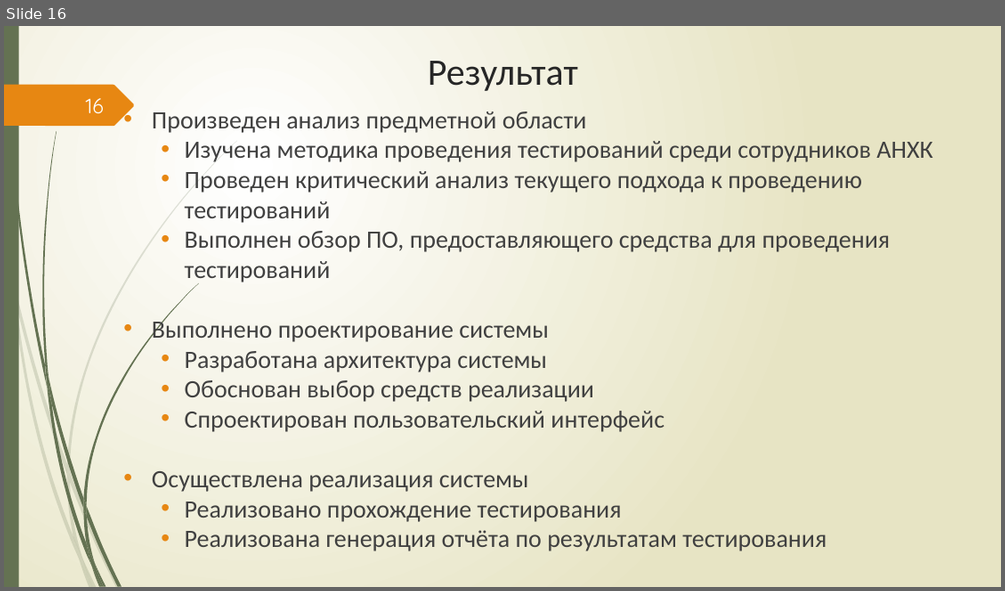
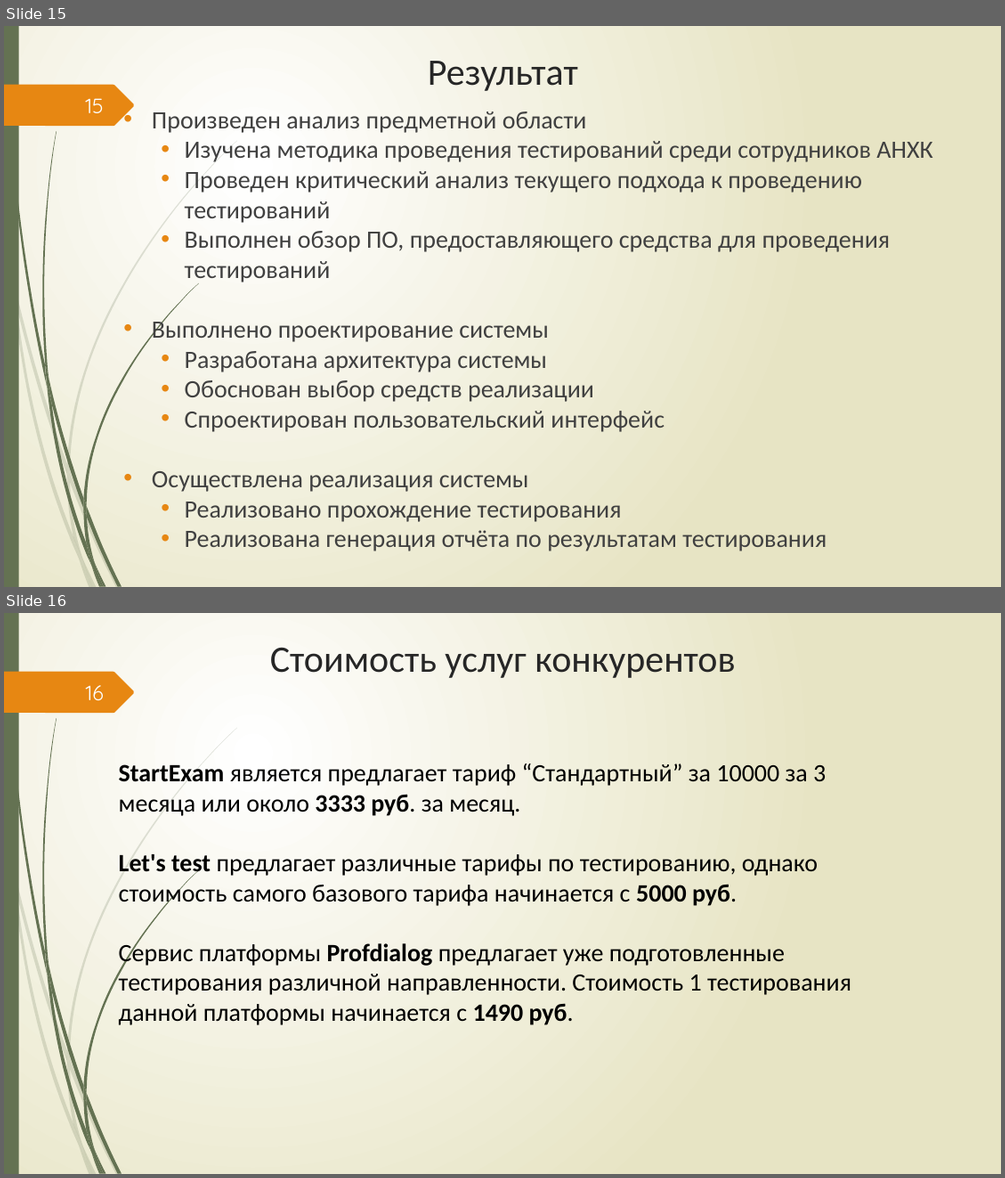
Before and after one commit to Csar9000/Quality-of-life-assessment-system, a slide deck: Документы/Презентация ВКР.pptx. Shown one above the other, each under a label of ours: slide 16 before the commit, slides 15 and 16 after it. The pictures are 1005x591 and 1005x1178 pixels, drawn with LibreOffice and Linux fonts; fonts in the diff are those of the drawing. Boxes give left, top, right and bottom in pixels: in the first picture for what was removed or moved away, otherwise in the second. Text is boxed around its words. In the diff, an @@ line names an element or a change of style, - is before the commit and + after.

```diff
--- a/Документы/Презентация ВКР.pptx
+++ b/Документы/Презентация ВКР.pptx
@@ slide 16 added at box(4, 613, 1001, 1174), background gradient #FFFFFF to #E8E6C4; not listed: 24 template elements that a slide beside it also shows @@
@@ title added at box(270, 647, 735, 678), 36 pt, text #262626 @@
+Стоимость услуг конкурентов
@@ page number added at box(86, 685, 104, 701), 20 pt, text #FEFFFF @@
+16
@@ text added at box(119, 763, 851, 1025), 24 pt, text #000000 @@
+StartExam является предлагает тариф “Стандартный” за 10000 за 3 месяца или около 3333 руб. за месяц.
+Let's test предлагает различные тарифы по тестированию, однако стоимость самого базового тарифа начинается с 5000 руб.
+Сервис платформы Profdialog предлагает уже подготовленные тестирования различной направленности. Стоимость 1 тестирования данной платформы начинается с 1490 руб.
@@ what was slide 16 is now slide 15 @@
@@ page number at box(85, 98, 104, 113): text changed @@
-16
+15
```
Also in this commit, not shown: 6 slides changed, 1 other slide added, 3 slides removed, 1 other file.
